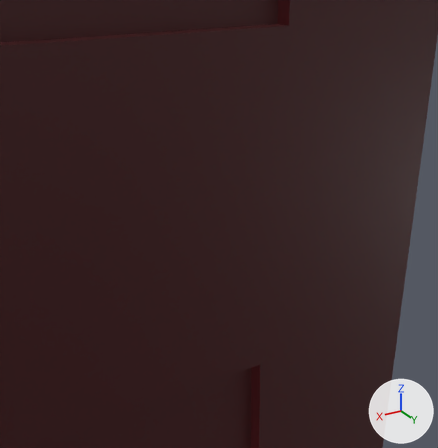
The FBX model U.TOGameJam2025/Assets/Models/ModularBuildingPeices/MOD_Door.fbx: old version first, new version second.
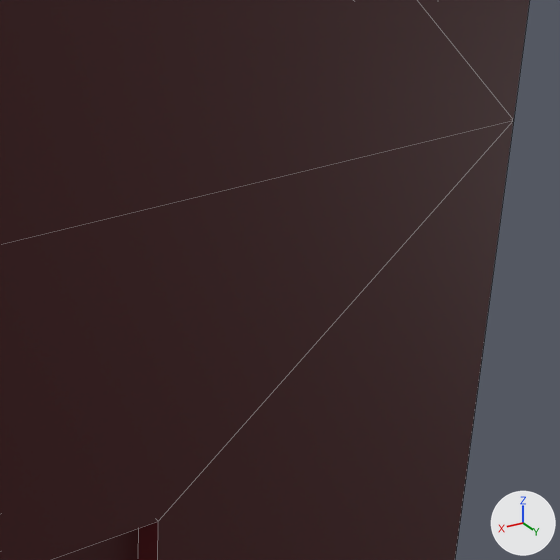
Each version is shown from a camera (50 mm lens) standing at (0.117, 0.459, 0.223) and looking at (-0.166, -0.012, -0.012), then close up on the part from 43% to 100% of the width and 30% to 85% of the height. Arrows for +X, +Y and +Z are at lower right; the lights stay in place. The close-ups show mesh edges as thin lines. Where no turn or scale is listed for an object, it has been applied to the vertices.

In view in the first close-up: 'Door'.
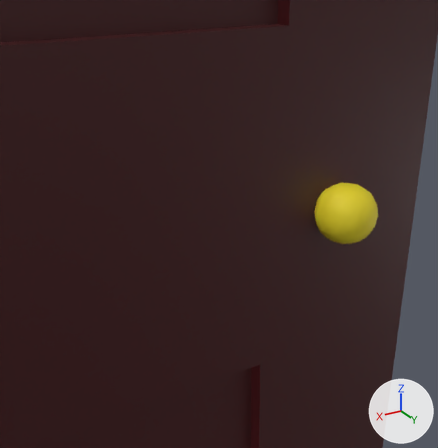
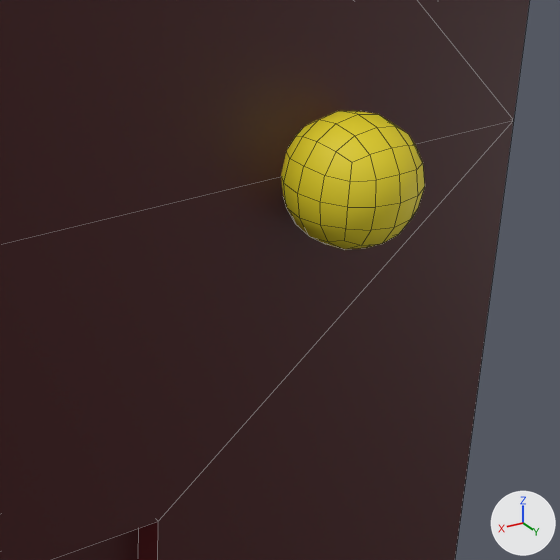
The newer file is also turned or shifted as a whole; pictures and numbers use the older file's frame.

What changed in the scene script:
```text
Add mat_material_001:
    mat_material_001 = principled_material('Material.001')
    mat_material_001.base_color = (0.8, 0.658, 0.0157)  # yellow #e7d422
    mat_material_001.roughness = 0.657
Add me_cube_001:
    me_cube_001.from_pydata(...)  # 98 vertices, 96 faces; spans x -0.3053..-0.2449, y 0.0183..0.0787, z -0.0328..0.0275
    me_cube_001.materials.append(mat_material_001)  # yellow #e7d422
Add ob_door_knob:
    ob_door_knob = bpy.data.objects.new('Door Knob', me_cube_001)
    ob_door_knob.location = (0.0, 0.0, 0.0)
```

Pixel boxes (x1, y1, x2, y2) of what changed, in the close-ups (560 x 560 px):
'Door Knob', added (yellow)
    after: (281, 111, 425, 249)
